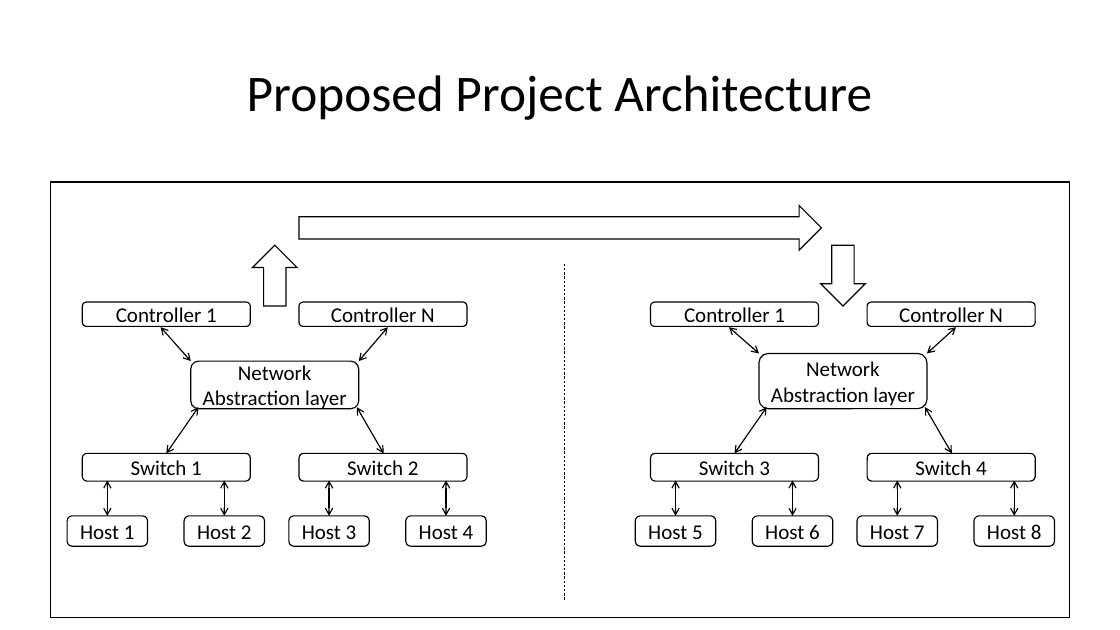
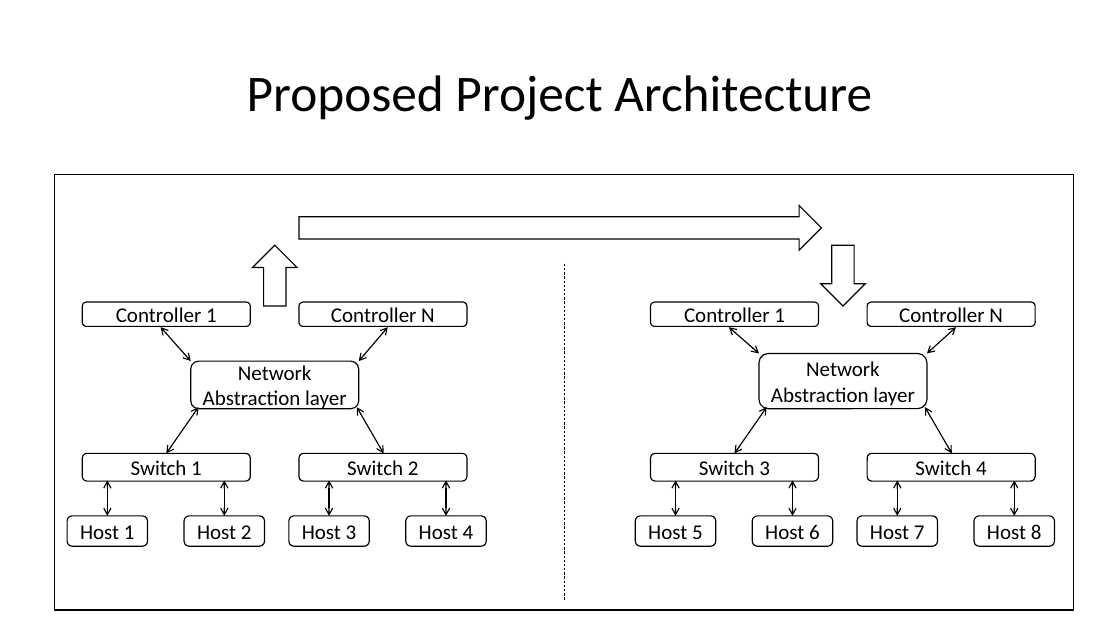
Before and after one commit to BU-NU-CLOUD-SP16/Network-Programmability-as-a-Service, a slide deck: slide 5 of Sprint-1.pptx. Drawn at 1120x630 pixels with LibreOffice and Linux fonts; fonts in the diff are those of the drawing. Boxes give left, top, right and bottom in pixels: in the first picture for what was removed or moved away, otherwise in the second. Text is boxed around its words. In the diff, an @@ line names an element or a change of style, - is before the commit and + after.

```diff
--- a/Sprint-1.pptx
+++ b/Sprint-1.pptx
@@ rectangle: place and size @@
-rectangle at [50,182,1070,618]
+rectangle at [54,175,1074,610]
```
Also in this commit, not shown: 1 other slide changed.
